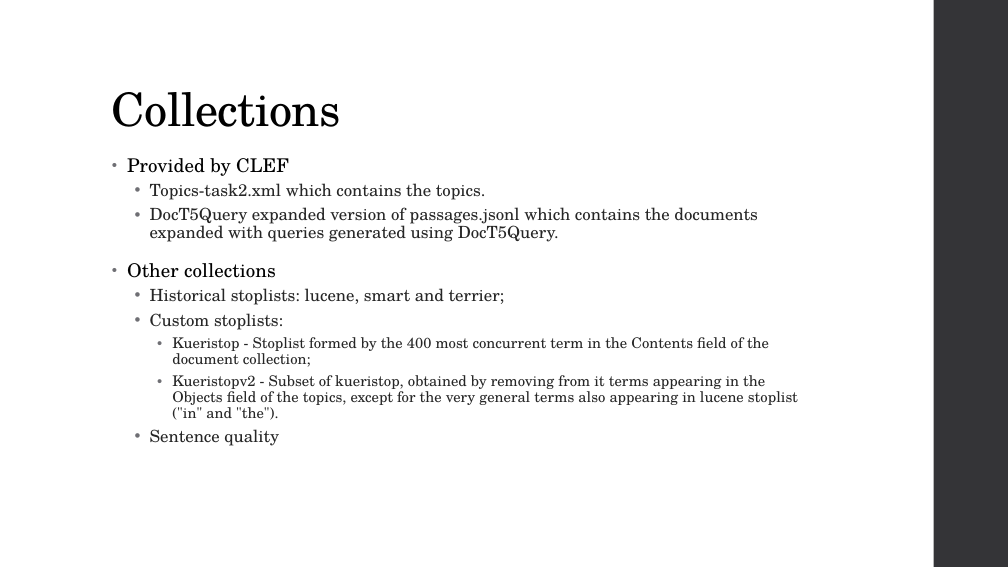
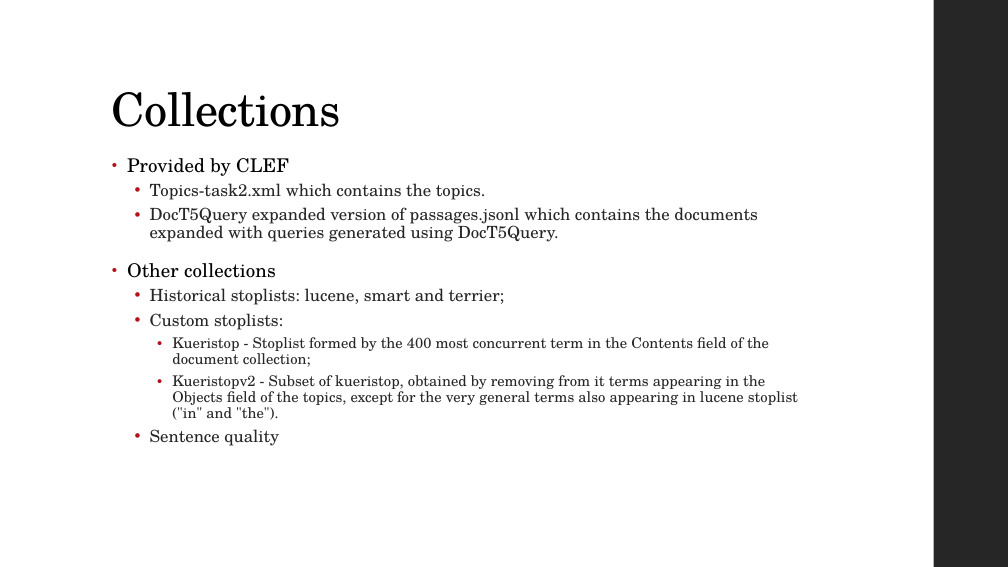
Before and after one commit to JackdiQuadri97/Project_Information_Retrieval, a slide deck: slide 4 of slides/Touche Task 2 Team Kueri.pptx. Drawn at 1008x567 pixels with LibreOffice and Linux fonts; fonts in the diff are those of the drawing. Boxes give left, top, right and bottom in pixels: in the first picture for what was removed or moved away, otherwise in the second. Text is boxed around its words. In the diff, an @@ line names an element or a change of style, - is before the commit and + after.

```diff
--- a/slides/Touche Task 2 Team Kueri.pptx
+++ b/slides/Touche Task 2 Team Kueri.pptx
@@ rectangle at (x1=934, y1=0, x2=1008, y2=567): fill #353537 to #262626 @@
@@ text "Provided by CLEF" at (x1=127, y1=158, x2=798, y2=446): bullet colour #6F6F74 to #B5111A @@
```
Also in this commit, not shown: 20 other slides changed.
